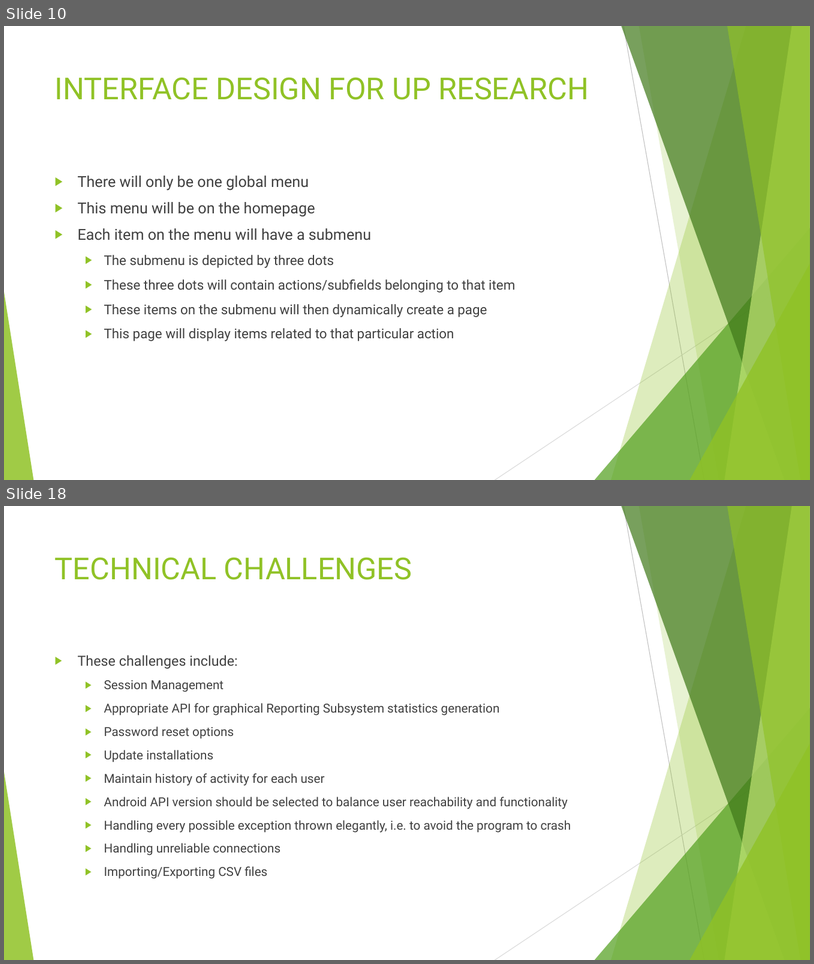
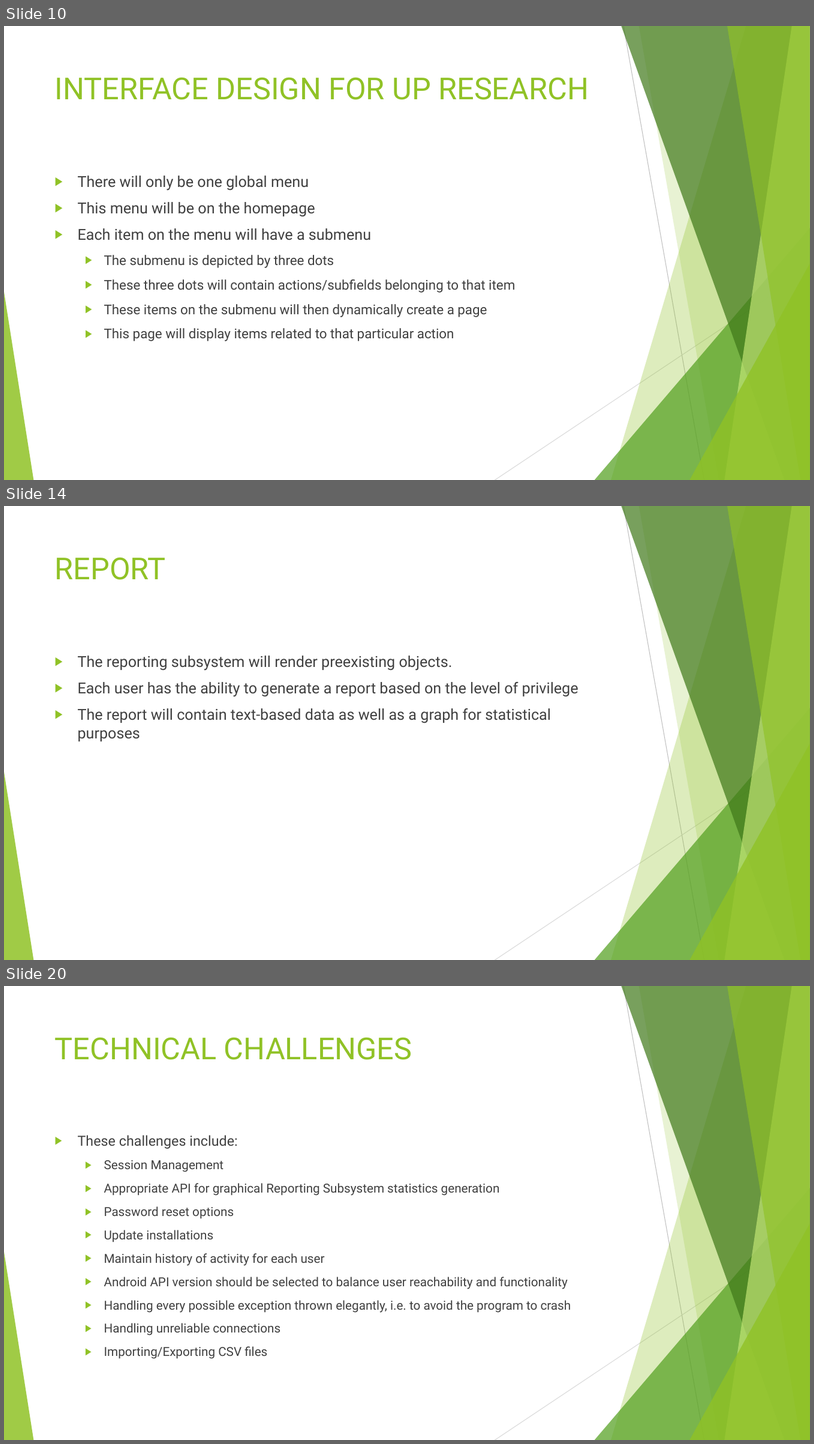
Before and after one commit to u14077893/Bravo, a slide deck: Android Interface/Presentation/COS 301 Presentation.pptx. Shown one above the other, each under a label of ours: slides 10 and 18 before the commit, slides 10, 14 and 20 after it; the slides between them are not shown. The pictures are 814x964 and 814x1444 pixels, drawn with LibreOffice and Linux fonts; fonts in the diff are those of the drawing. Boxes give left, top, right and bottom in pixels: in the first picture for what was removed or moved away, otherwise in the second. Text is boxed around its words. In the diff, an @@ line names an element or a change of style, - is before the commit and + after.

```diff
--- a/Android Interface/Presentation/COS 301 Presentation.pptx
+++ b/Android Interface/Presentation/COS 301 Presentation.pptx
@@ slide 14 added at <box>4,506,810,960</box>, background #FFFFFF; not listed: 10 template elements that a slide beside it also shows @@
@@ title added at <box>55,557,166,580</box>, 36 pt, text #90C226 @@
+REPORT
@@ text added at <box>78,655,579,741</box>, 18 pt, text #404040 @@
+▶ The reporting subsystem will render preexisting objects.
+▶ Each user has the ability to generate a report based on the level of privilege
+▶ The report will contain text-based data as well as a graph for statistical purposes
@@ what was slide 18 is now slide 20 @@
```
Also in this commit, not shown: 4 slides changed, 4 other slides added, 3 slides removed.
